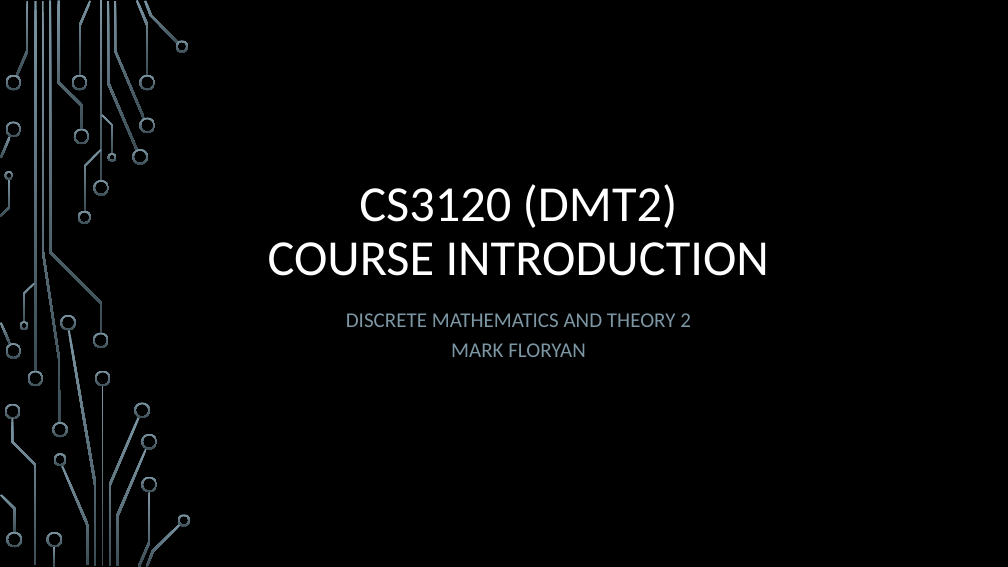
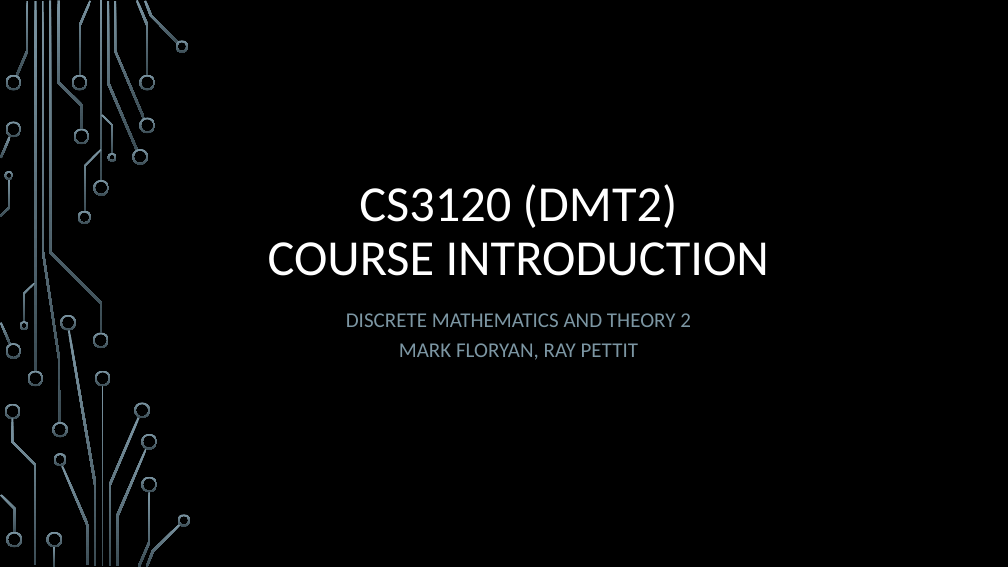
Before and after one commit to markfloryan/dmt2, a slide deck: slide 1 of slides/00-CourseIntroduction.pptx. Drawn at 1008x567 pixels with LibreOffice and Linux fonts; fonts in the diff are those of the drawing; background and template pictures are left out. Boxes give left, top, right and bottom in pixels: in the first picture for what was removed or moved away, otherwise in the second. Text is boxed around its words. In the diff, an @@ line names an element or a change of style, - is before the commit and + after.

Commit message:
update intro slides

```diff
--- a/slides/00-CourseIntroduction.pptx
+++ b/slides/00-CourseIntroduction.pptx
@@ subtitle at (x1=346, y1=313, x2=691, y2=360): text changed @@
-DISCRETE MATHEMATICS AND THEORY 2
-MARK FLORYAN
+DISCRETE MATHEMATICS AND THEORY 2
+MARK FLORYAN, RAY PETTIT
```
Also in this commit, not shown: 28 other slides changed, 8 other files.
